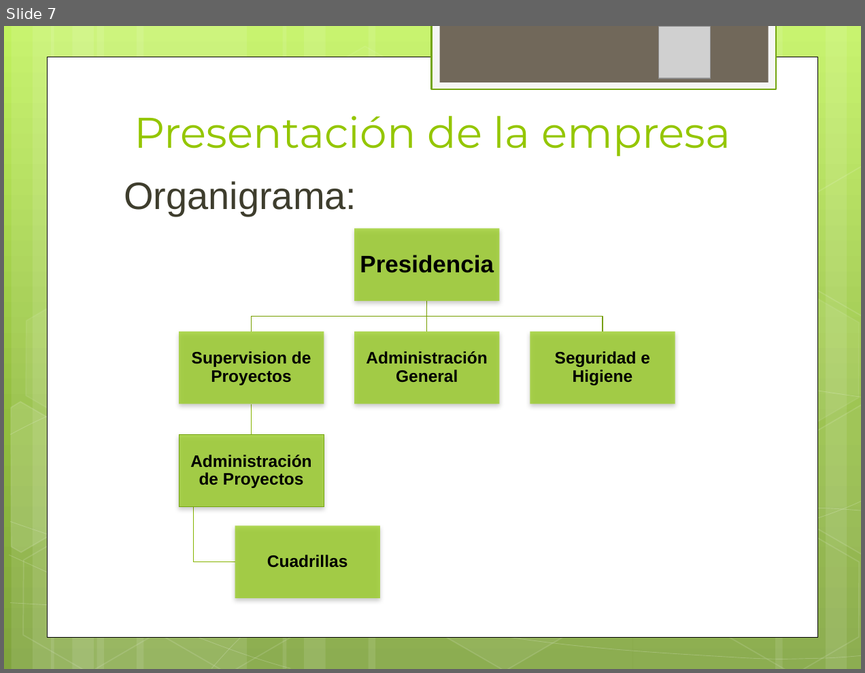
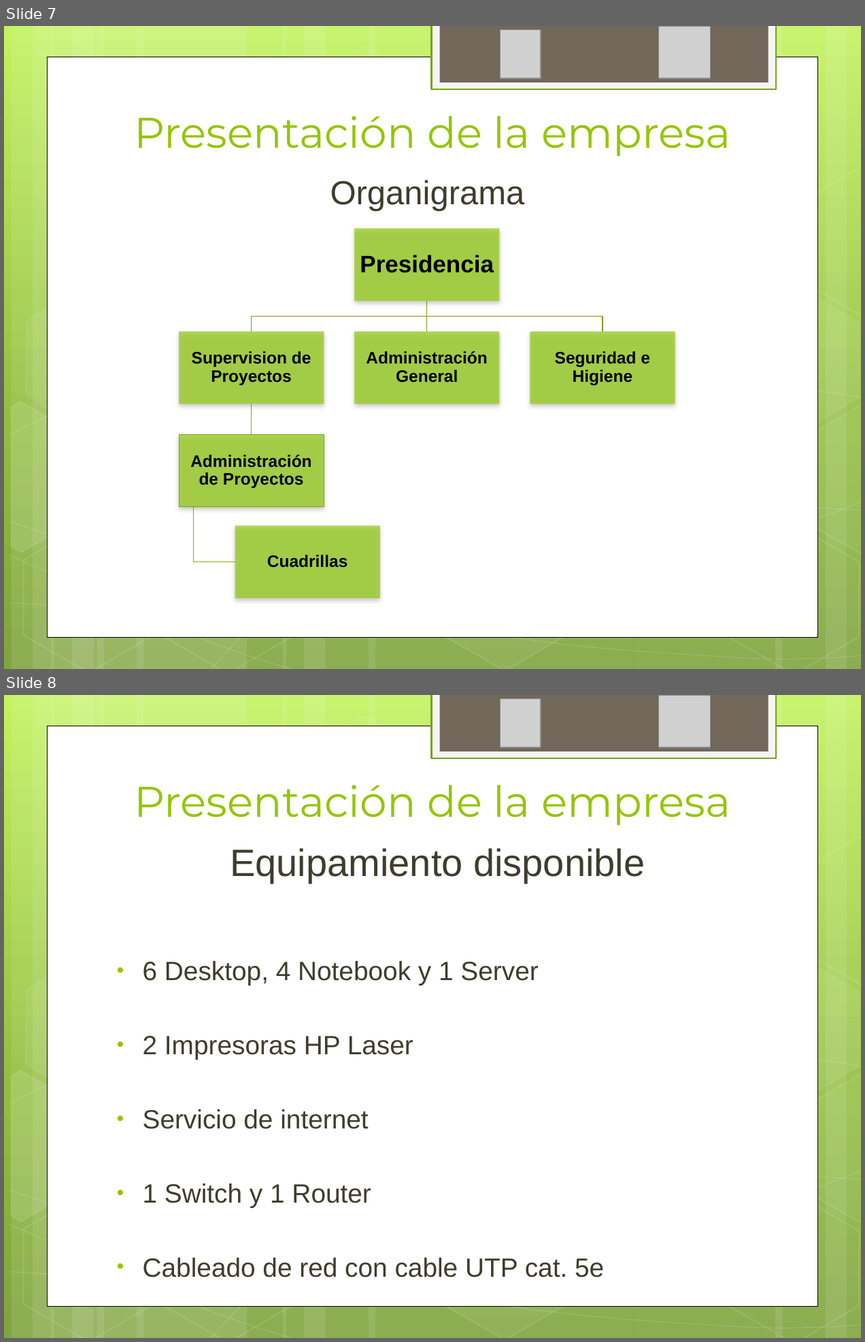
Before and after one commit to ptissera/habilitacion-profesional-2012-4k4, a slide deck: Documentacion/Informe Preliminar/Presentacion Informe Preliminar.pptx. Shown one above the other, each under a label of ours: slide 7 before the commit, slides 7 and 8 after it. The pictures are 865x673 and 865x1342 pixels, drawn with LibreOffice and Linux fonts; fonts in the diff are those of the drawing; grey boxes stand for pictures. Boxes give left, top, right and bottom in pixels: in the first picture for what was removed or moved away, otherwise in the second. Text is boxed around its words. In the diff, an @@ line names an element or a change of style, - is before the commit and + after.

```diff
--- a/Documentacion/Informe Preliminar/Presentacion Informe Preliminar.pptx
+++ b/Documentacion/Informe Preliminar/Presentacion Informe Preliminar.pptx
@@ slide 8 added at [4, 695, 861, 1338], background gradient #C3F35F to #93BF3F to #81A53E; not listed: 31 template elements that a slide beside it also shows @@
@@ picture added at [500, 698, 541, 747] @@
@@ picture added at [659, 696, 711, 748] @@
@@ text added at [134, 785, 730, 826], 36 pt, text #94C600 @@
+Presentación de la empresa
@@ text added at [230, 848, 645, 883], 32 pt, text #3E3D2D @@
+Equipamiento disponible
@@ text added at [143, 961, 604, 1277], 22.2 pt, text #3E3D2D @@
+• 6 Desktop, 4 Notebook y 1 Server
+• 2 Impresoras HP Laser
+• Servicio de internet
+• 1 Switch y 1 Router
+• Cableado de red con cable UTP cat. 5e
@@ slide 7 changed as well @@
@@ picture added at [500, 29, 541, 78] @@
@@ text at [330, 180, 525, 211]: text changed; size 32 to 28 pt @@
-Organigrama:
+Organigrama
```
Also in this commit, not shown: 14 other slides changed, 2 other slides added, 4 slides removed.
